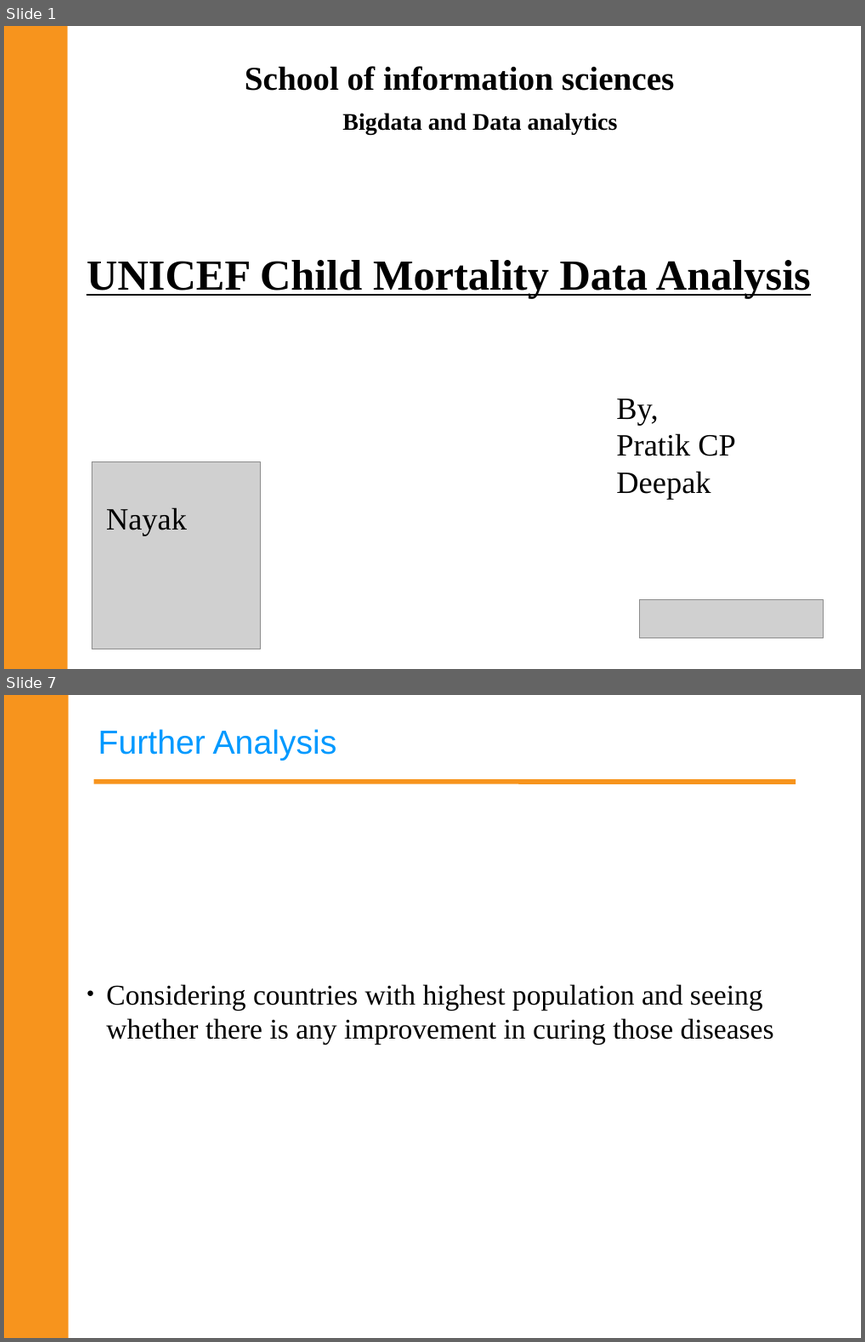
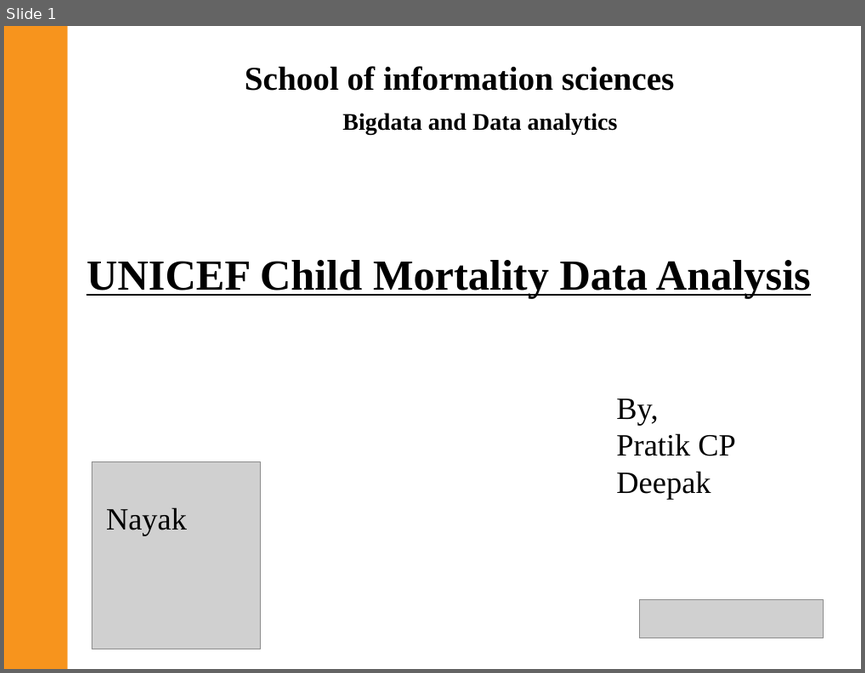
Before and after one commit to Pratikjain09/Term-project, a slide deck: Second Phase.ppt. Shown one above the other, each under a label of ours: slides 1 and 7 before the commit, slide 1 after it; the slides between them are not shown. The pictures are 865x1342 and 865x673 pixels, drawn with LibreOffice and Linux fonts; fonts in the diff are those of the drawing; grey boxes stand for pictures; background and template pictures are left out. Boxes give left, top, right and bottom in pixels: in the first picture for what was removed or moved away, otherwise in the second. Text is boxed around its words. In the diff, an @@ line names an element or a change of style, - is before the commit and + after.

```diff
--- a/Second Phase.ppt
+++ b/Second Phase.ppt
@@ slide 7 removed at (4, 695, 861, 1338), background #FFFFFF @@
@@ rectangle removed at (4, 695, 69, 1338) @@
@@ text removed at (98, 729, 337, 760) @@
-Further Analysis
@@ line removed from (97, 782) to (793, 782) @@
@@ text removed at (106, 984, 774, 1043) @@
-● Considering countries with highest population and seeing whether there is any improvement in curing those diseases
```
Also in this commit, not shown: 2 slides changed, 2 slides added, 3 other slides removed, 2 other files.
